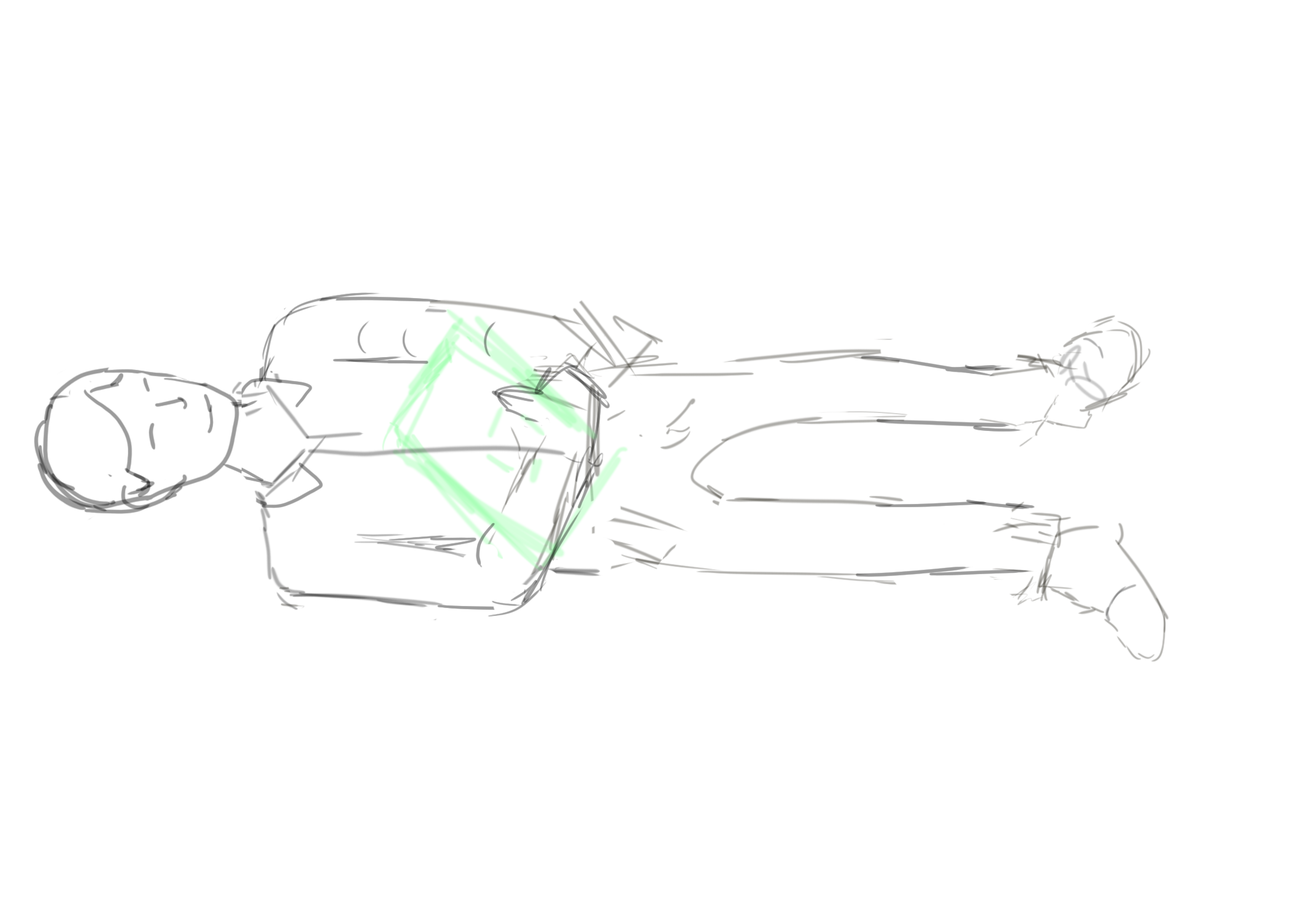
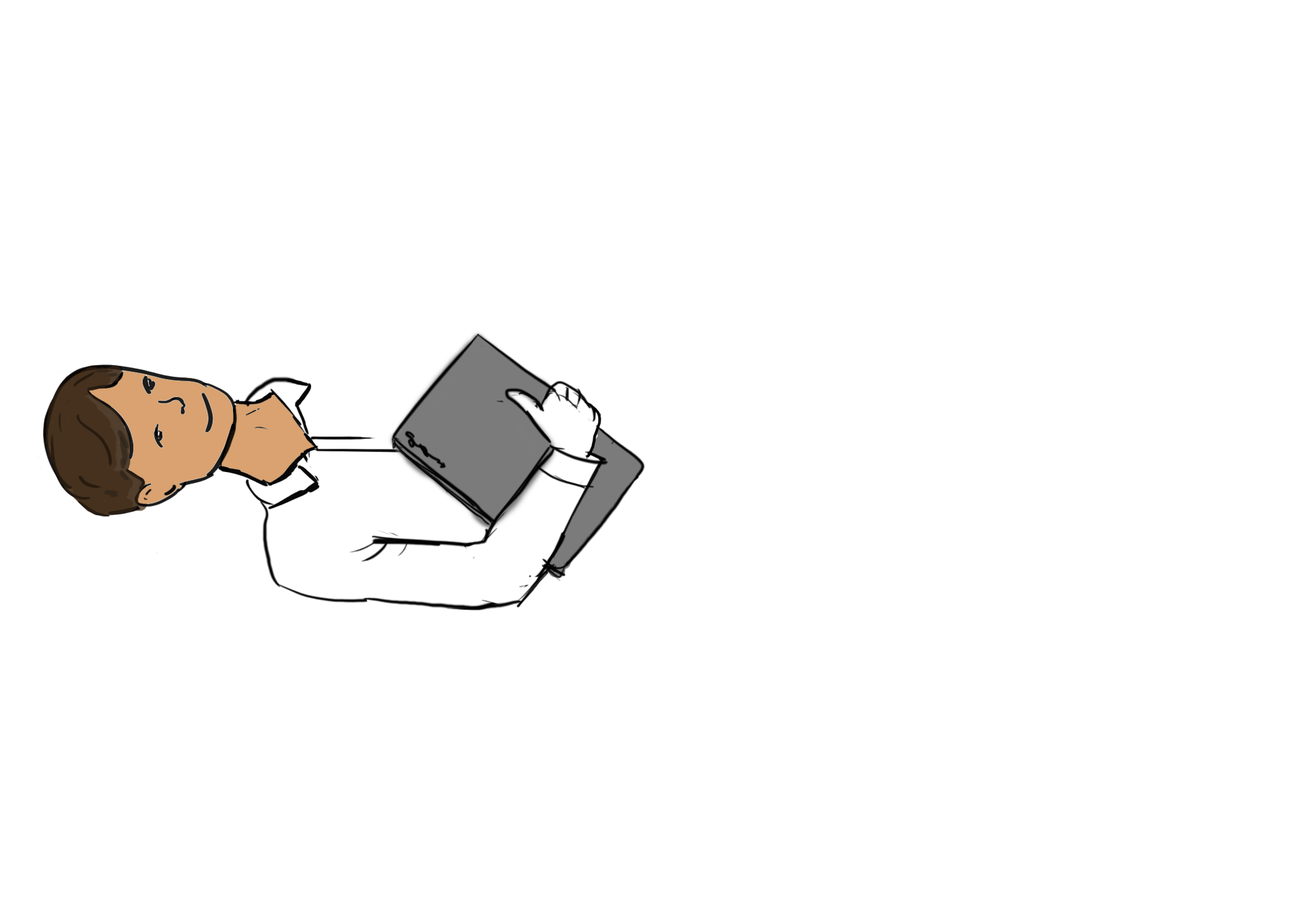
The second w=1291, h=922 image is a revision of the first. Changes to its layers:
added layer "head" above "computer" over [42, 364, 239, 555]
added layer "computer" above "shirt" over [391, 332, 646, 582]
added layer "shirt" above "computer fill" over [259, 380, 615, 612]
added layer "computer fill" above "hair copy" over [386, 330, 644, 579]
added layer "hair copy" above "hair" over [37, 364, 134, 516]
added layer "hair" above "neck" over [44, 364, 148, 517]
added layer "neck" above "Background" over [217, 375, 566, 510]
